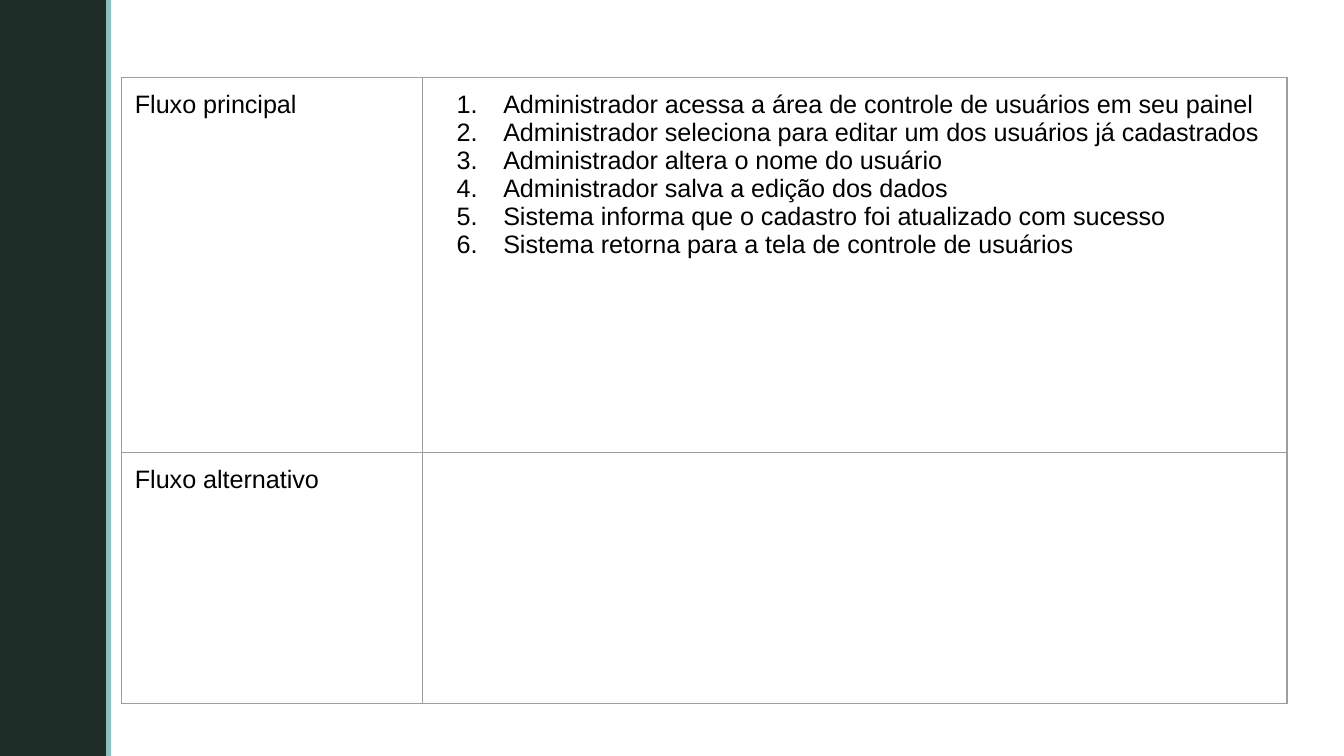
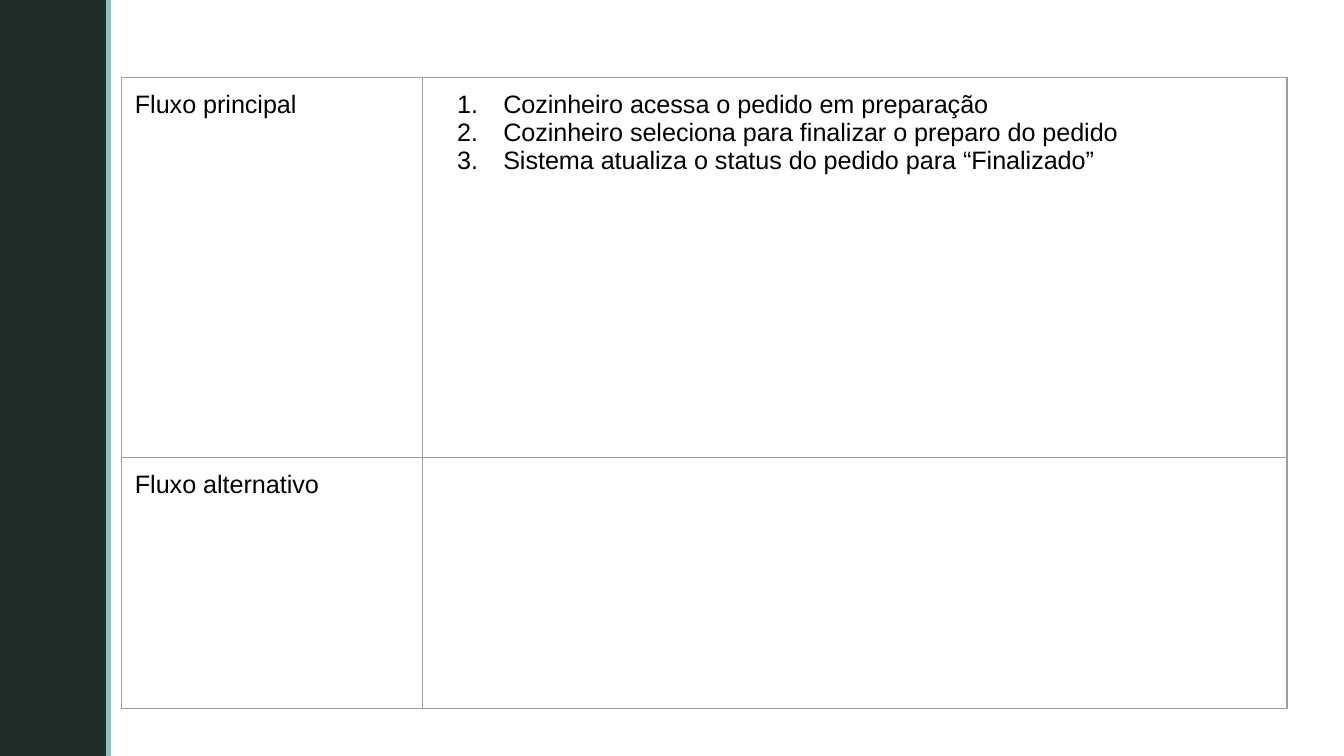
Before and after one commit to GabrielFVieira/PDV_Grupo5_Projeto_Software, a slide deck: slide 24 of documentos/Casos de Uso/CasosDeUso_Requisitos.pptx (slide 10 before the commit). Drawn at 1344x756 pixels with LibreOffice and Linux fonts; fonts in the diff are those of the drawing; background and template pictures are left out. Boxes give left, top, right and bottom in pixels: in the first picture for what was removed or moved away, otherwise in the second. Text is boxed around its words. In the diff, an @@ line names an element or a change of style, - is before the commit and + after.

Commit message:
Atualizados casos de uso

```diff
--- a/documentos/Casos de Uso/CasosDeUso_Requisitos.pptx
+++ b/documentos/Casos de Uso/CasosDeUso_Requisitos.pptx
@@ table at bbox=[121, 77, 1286, 517] @@
-row 1, column 2: Administrador acessa a área de controle de usuários em seu painel / Administrador seleciona para editar um dos usuários já cadastrados / Administrador altera o nome do usuário / Administrador salva a edição dos dados / Sistema informa que o cadastro foi atualizado com sucesso / Sistema retorna para a tela de controle de usuários
+row 1, column 2: Cozinheiro acessa o pedido em preparação / Cozinheiro seleciona para finalizar o preparo do pedido / Sistema atualiza o status do pedido para “Finalizado”
```
Also in this commit, not shown: 16 other slides changed, 3 slides added, 2 slides removed, 3 other files.
